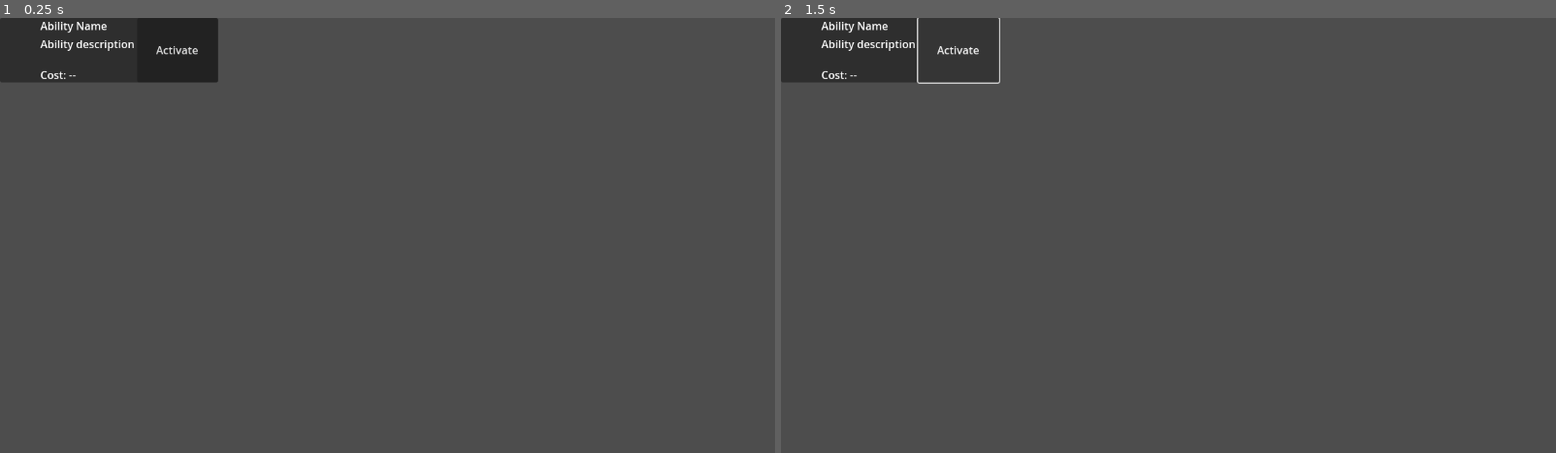
Above: before the commit, frames 1-2 (left to right).
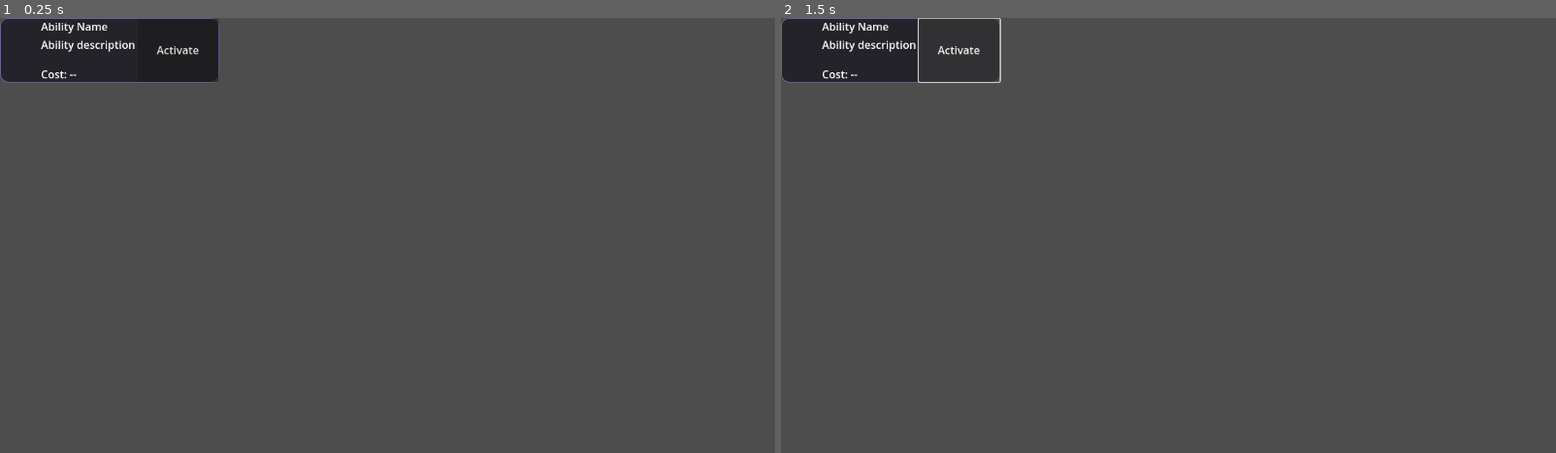
Above: after the commit, the same moments.

Repository: Millstreamu/BuzzyJess
Game: Godot game, scene res://scenes/UI/AbilityRow.tscn
The game is run twice, just before and just after one commit, with the same random seed, the same clock (stepped at 60 frames per second) and the same inputs. This scene is started directly instead of the project's main scene.
Inputs:
- Up to frame 1 (0.25 s): no input
- Up to frame 2 (1.5 s): click "Activate" at 0.5 s; click "Activate" at 1.25 s

The runs differ from the first frame. In frame 1, 0.5% of the frame differs, in the area x 0-29%, y 0-15%; in frame 2, 0.6%, in the area x 0-29%, y 0-16%.
Error before the commit: Parse Error: Unexpected "**" in class body. (res://scripts/systems/AbilitySystem.gd:194)

Commit message:
Remove invalid EOF markers from UI assets

Diff:
--- a/scenes/UI/AbilitiesPanel.tscn
+++ b/scenes/UI/AbilitiesPanel.tscn
@@ -118,4 +118,3 @@
 layout_mode = 2
 text = "L / Start = Close    Z = Cancel"
 vertical_alignment = 1
-*** End EOF
--- a/scenes/UI/AbilityRow.tscn
+++ b/scenes/UI/AbilityRow.tscn
@@ -42,4 +42,3 @@
 custom_minimum_size = Vector2(120, 48)
 text = "Activate"
 focus_mode = 2
-*** End EOF
--- a/scenes/UI/RadialCandleHall.tscn
+++ b/scenes/UI/RadialCandleHall.tscn
@@ -37,4 +37,3 @@
 horizontal_alignment = 1
 vertical_alignment = 1
 text = ""
-*** End EOF
--- a/scripts/systems/AbilitySystem.gd
+++ b/scripts/systems/AbilitySystem.gd
@@ -191,4 +191,3 @@
             return HarvestController.apply_boost(effect)
         _:
             return false
-*** End EOF
--- a/scripts/ui/AbilityRow.gd
+++ b/scripts/ui/AbilityRow.gd
@@ -83,4 +83,3 @@
     style.set_border_width_all(1)
     style.set_corner_radius_all(12)
     add_theme_stylebox_override("panel", style)
-*** End EOF
